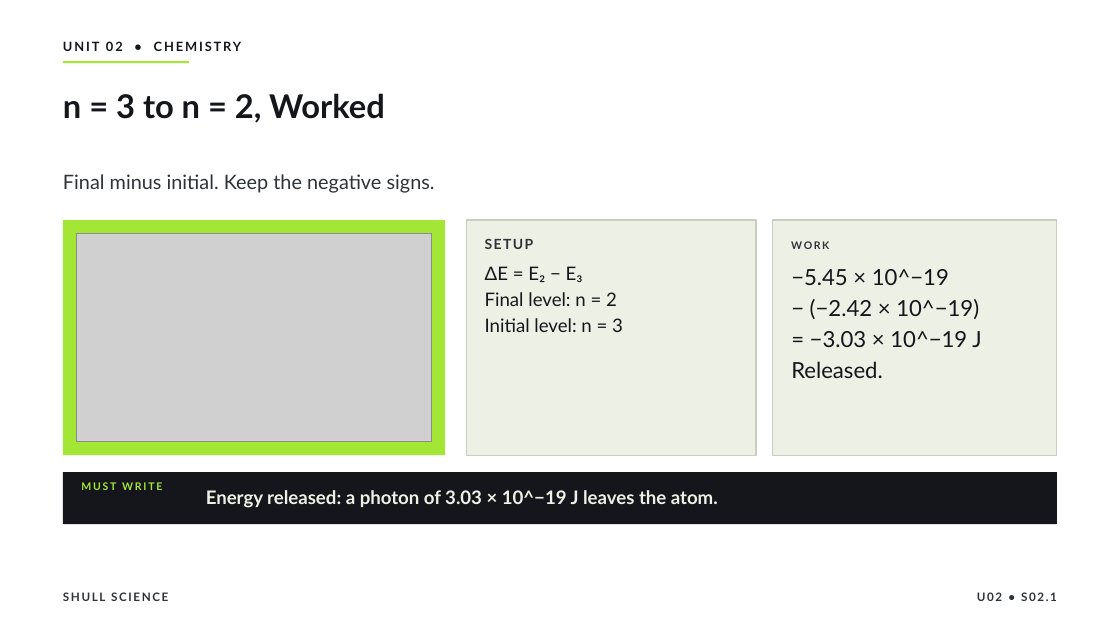
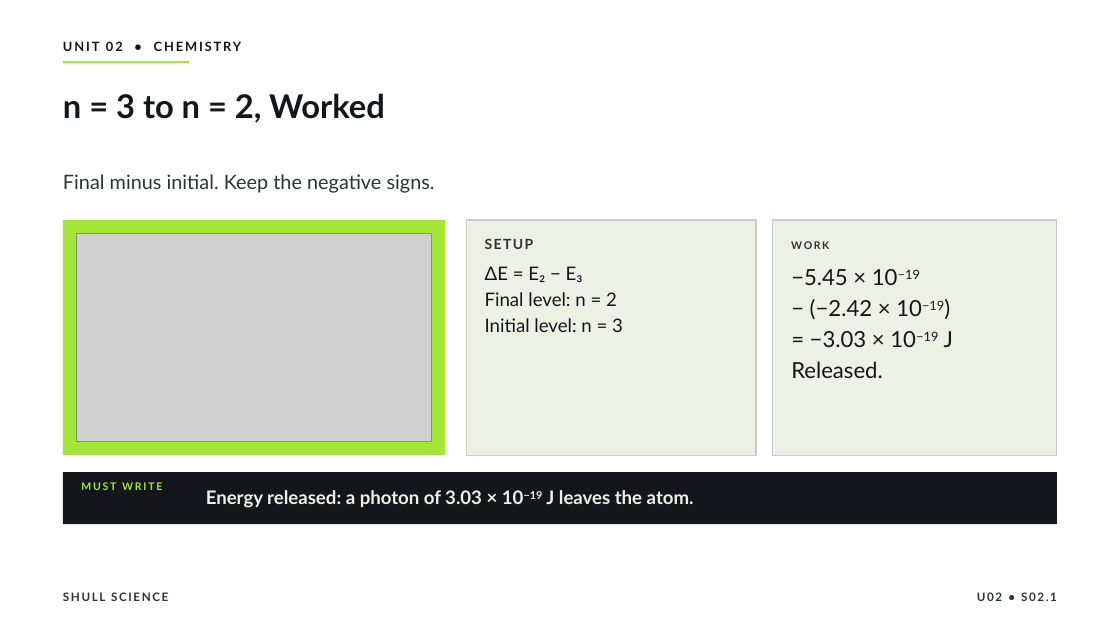
Before and after one commit to Hayabusa015/WorkWork, a slide deck: slide 16 of deliverables/chem-u02/SHULL_CHEM_Slides_U02_S02.1.pptx. Drawn at 1120x630 pixels with LibreOffice and Linux fonts; fonts in the diff are those of the drawing; grey boxes stand for pictures. Boxes give left, top, right and bottom in pixels: in the first picture for what was removed or moved away, otherwise in the second. Text is boxed around its words. In the diff, an @@ line names an element or a change of style, - is before the commit and + after.

```diff
--- a/deliverables/chem-u02/SHULL_CHEM_Slides_U02_S02.1.pptx
+++ b/deliverables/chem-u02/SHULL_CHEM_Slides_U02_S02.1.pptx
@@ text at [791, 269, 953, 347]: text changed @@
-−5.45 × 10^−19
-− (−2.42 × 10^−19)
-= −3.03 × 10^−19 J
+−5.45 × 10−19
+− (−2.42 × 10−19)
+= −3.03 × 10−19 J
@@ text at [206, 490, 694, 508]: text changed @@
-Energy released: a photon of 3.03 × 10^−19 J leaves the atom.
+Energy released: a photon of 3.03 × 10−19 J leaves the atom.
```
Also in this commit, not shown: 7 other slides changed, 12 other files.
